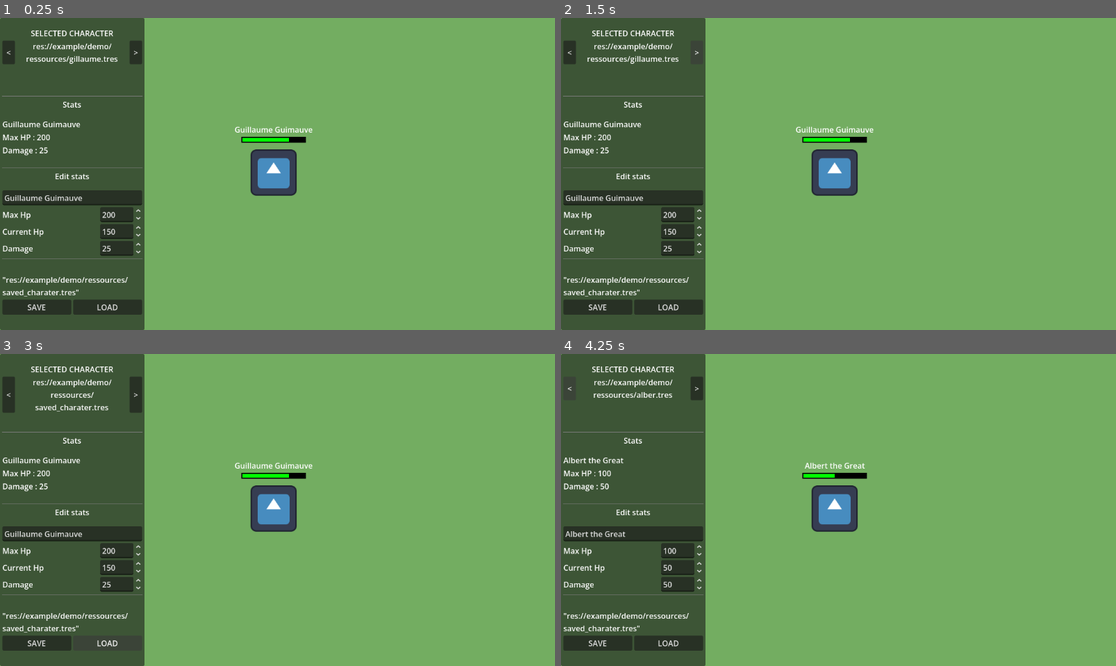
Above: before the commit, frames 1-4 (two rows, left to right).
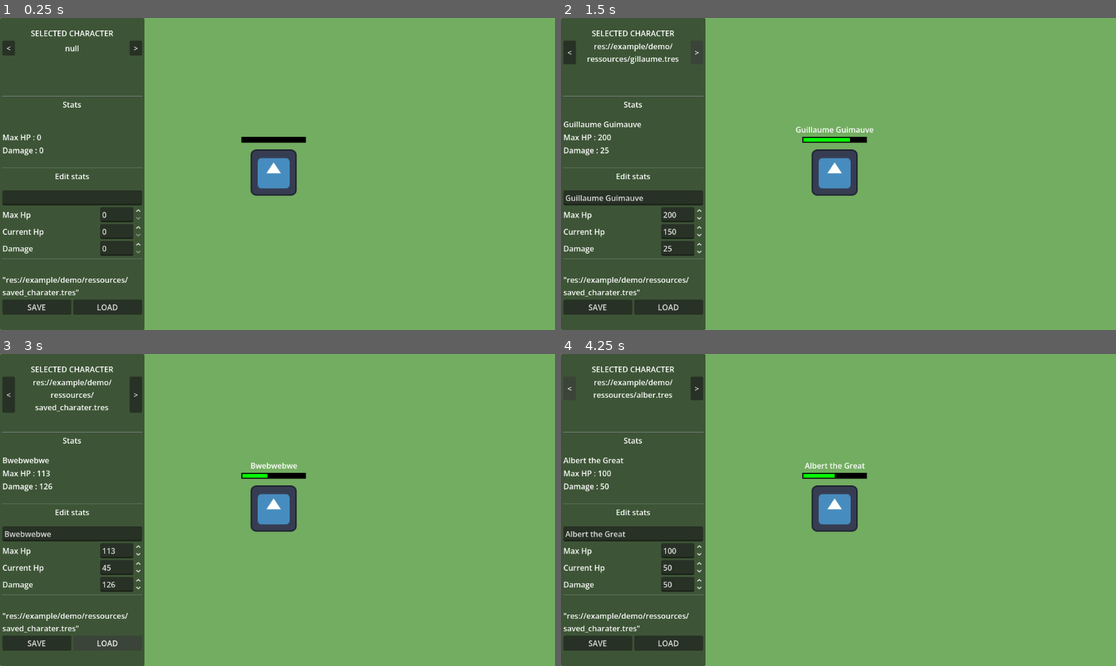
Above: after the commit, the same moments.

Repository: Laby-exe/DataBindSystem
Game: Godot game, scene res://example/demo/Game.tscn
Same seed, same stepped clock (60 frames per second), same inputs: the game is played once before the commit and once after it. The engine's default icon, where the game draws it, is replaced by a stand-in: a white triangle on a blue panel in a dark square.
Inputs:
- Up to frame 1 (0.25 s): no input
- Up to frame 2 (1.5 s): click "<" at 0.5 s; click ">" at 1.25 s
- Up to frame 3 (3 s): click "SAVE" at 2 s; click "LOAD" at 2.75 s
- Up to frame 4 (4.25 s): click "<" at 3.5 s

The runs differ from the first frame. In frame 1, 1.1% of the frame differs, in the area x 0-57%, y 8-76%; in frame 2, nothing differs; in frame 3, 0.7%; in frame 4, nothing differs.

Commit message:
Save system updated and bug fixs

Diff:
--- a/data_bind_system/data_bind_system.gd
+++ b/data_bind_system/data_bind_system.gd
@@ -33,22 +33,21 @@
 ## func update():
 ##     print("property 1 or property 2 was updated")
 ## [/codeblock]
-func bind_source(source_data_name: StringName,
-watched_properties: Array[StringName], callback: Callable) -> void:
+func bind_source(source_data_name: StringName, watched_properties: Array[StringName],
+callback: Callable, call_immediately: bool = true) -> void:
 
 	assert(_source_object, "source_object is null")
 
 	assert(has_property(_source_object, source_data_name), "Can't find %s in %s" % [source_data_name, _source_object])
 
 	var source_data = _source_object.get(source_data_name)
-	assert(source_data is ReactiveData, "source_data is not ReactiveData")
-
-	#for property in watched_properties:
-		#assert(ReactiveData.notified_properties.has(property), "The property '%s' in source_data %s is not used by any notify functions" % [property, source_data])
+	if source_data : assert(source_data is ReactiveData, "source_data is not ReactiveData")
 
 	var err : DataBind = find_bind(source_data_name, watched_properties, callback)
 	if err: push_warning("Aptenting to create a bind that already exist %s" % [err]); return
 
+
+	watched_properties.sort()
 
 	var new_bind := DataBind.new(
 		_source_object,
@@ -58,8 +57,9 @@
 	)
 
 	if not _source_binds.has(source_data_name) : _source_binds[source_data_name] = []
+	_source_binds[source_data_name].append(new_bind)
 
-	_source_binds[source_data_name].append(new_bind)
+	if call_immediately: new_bind.callback.call()
 
 
 ## Find and unbind a Bind with the same properties as follow [br][br]
@@ -69,12 +69,13 @@
 func unbind(source_data_name: StringName,
 watched_properties: Array[StringName], callback: Callable) -> void:
 
+	watched_properties.sort()
+
 	var bind = find_bind(source_data_name, watched_properties, callback)
-	#assert(bind, "couldn't find a matching bind to unbind %s, %s, %s, %s" % [_source_object,source_data_name,watched_properties,callback])
+	assert(bind, "couldn't find a matching bind to unbind %s, %s, %s, %s" % [_source_object,source_data_name,watched_properties,callback])
 
-	if bind:
-		bind._disconnect()
-		_source_binds[source_data_name].erase(bind)
+	bind._disconnect()
+	_source_binds[source_data_name].erase(bind)
 
 
 ## You can use this function to know when a source data has changed
@@ -103,6 +104,10 @@
 	if not _source_binds.has(source_data_name): return
 	if _source_binds[source_data_name].is_empty(): return
 
+	var source_data = _source_object.get(source_data_name)
+	if source_data : assert(source_data is ReactiveData, "source_data is not ReactiveData")
+
+
 	if _source_object.get(source_data_name):
 		for bind in _source_binds[source_data_name]:
 			bind.reconnect()
@@ -115,18 +120,53 @@
 
 ## SAVE SYSTEM
 
-static func load_data(path : String) -> ReactiveData :
+## Load a source_data from a path, [param resouce_path_override] can be set to change the default
+## save path of the [ReactiveData][br][br][br]
+## [b] Example Usage
+## [codeblock]
+## DBS.load_data(&"my_data", "res://resources/my_data")
+##
+## DBS.load_data(&"my_data2", "res://resources/my_definition_data", "user://saved_data")
+##
+## DBS.save_data(&"my_data2") # resource will be saved to "user://saved_data" instead of "res://resources/my_definition_data"
+## [/codeblock]
+func load_data(source_data_name: StringName, load_from_path: String, resouce_path_override: String = "") -> void :
 
-	assert(ResourceLoader.exists(path), "No ressource found at path %s" % [path])
-	#if not ResourceLoader.exists(path) :
-		#ResourceSaver.save(ReactiveData.new(),path)
+	assert(_source_object, "source_object is null")
 
-	return ResourceLoader.load(path)
+	assert(has_property(_source_object, source_data_name), "Can't find %s in %s" % [source_data_name, _source_object])
+
+	assert(ResourceLoader.exists(load_from_path), "No ressource found at path %s" % [load_from_path])
+
+	var data = ResourceLoader.load(load_from_path)
+	assert(data is ReactiveData, "source_data is not ReactiveData")
+
+	if not resouce_path_override.is_empty(): data.resource_path = resouce_path_override
+
+	_source_object.set(source_data_name, data)
 
 
-static func save_data(new_data : ReactiveData, path : String) -> void :
+## Save a source_data either to Resource.resource_path or to [param save_to_path] [br][br][br]
+## [b] Example Usage
+## [codeblock]
+## DBS.save_data(&"my_data") # Save to my_data.resource_path
+## DBS.save_data(&"my_data", "res://resources/my_data") # Save to custom_path
+## [/codeblock]
+func save_data(source_data_name: StringName, save_to_path: String = "") -> void :
 
-	ResourceSaver.save(new_data, path)
+	assert(_source_object, "source_object is null")
+
+	assert(has_property(_source_object, source_data_name), "Can't find %s in %s" % [source_data_name, _source_object])
+
+	var source_data = _source_object.get(source_data_name)
+	assert(source_data is ReactiveData, "source_data is not ReactiveData")
+
+	var path : String
+	if save_to_path.is_empty(): path = source_data.resource_path
+	else: path = save_to_path
+
+	var err := ResourceSaver.save(source_data, path)
+	if err != OK: push_warning("Save failed (%s)" % error_string(err))
 
 
 ## HELPER
--- a/data_bind_system/reactive_data.gd
+++ b/data_bind_system/reactive_data.gd
@@ -4,11 +4,6 @@
 ## Parent is needed for notify propagation, for nested [ReactiveData] it needs to be set manually, Use : [br]
 ## [code]set(value): variant = value; parent = self, notify(property)[/code]
 var parent : ReactiveData = null
-
-## This is a used for debugging purposes [br][br]
-## Since [method notify] is meant to be use in setters, and since setters activate when the game start
-## this variant stores every property used by [method notify].
-static var notified_properties : Array[StringName]
 
 
 signal property_changed(data: ReactiveData, property: StringName)
@@ -19,10 +14,6 @@
 ## [b]propagate[/b]: if set to [code]true[/code] notify will propagate up[br]
 func notify(property: StringName, source: ReactiveData = self, propagate: bool = true) -> void:
 
-	if OS.is_debug_build(): # Used for DataBindManager assert
-		if not notified_properties.has(property): notified_properties.append(property)
-
-
 	property_changed.emit(self, property)
 
 	if not propagate: return
--- a/example/demo/UI.tscn
+++ b/example/demo/UI.tscn
@@ -31,41 +31,47 @@
 custom_minimum_size = Vector2(300, 0)
 layout_mode = 2
 
-[node name="MarginContainer" type="MarginContainer" parent="HBoxContainer/SidePanel" unique_id=1574340451]
+[node name="ScrollContainer" type="ScrollContainer" parent="HBoxContainer/SidePanel" unique_id=1251736565]
 layout_mode = 1
 anchors_preset = 15
 anchor_right = 1.0
 anchor_bottom = 1.0
 grow_horizontal = 2
 grow_vertical = 2
+horizontal_scroll_mode = 0
+
+[node name="MarginContainer" type="MarginContainer" parent="HBoxContainer/SidePanel/ScrollContainer" unique_id=1574340451]
+layout_mode = 2
+size_flags_horizontal = 3
+size_flags_vertical = 3
 theme_override_constants/margin_left = 5
 theme_override_constants/margin_top = 20
 theme_override_constants/margin_right = 5
 theme_override_constants/margin_bottom = 5
 
-[node name="VBoxContainer" type="VBoxContainer" parent="HBoxContainer/SidePanel/MarginContainer" unique_id=2012949829]
-layout_mode = 2
-
-[node name="CharacterFile" type="VBoxContainer" parent="HBoxContainer/SidePanel/MarginContainer/VBoxContainer" unique_id=1268295097]
-layout_mode = 2
-size_flags_vertical = 3
-
-[node name="Label" type="Label" parent="HBoxContainer/SidePanel/MarginContainer/VBoxContainer/CharacterFile" unique_id=908076310]
+[node name="VBoxContainer" type="VBoxContainer" parent="HBoxContainer/SidePanel/ScrollContainer/MarginContainer" unique_id=2012949829]
+layout_mode = 2
+
+[node name="CharacterFile" type="VBoxContainer" parent="HBoxContainer/SidePanel/ScrollContainer/MarginContainer/VBoxContainer" unique_id=1268295097]
+layout_mode = 2
+size_flags_vertical = 3
+
+[node name="Label" type="Label" parent="HBoxContainer/SidePanel/ScrollContainer/MarginContainer/VBoxContainer/CharacterFile" unique_id=908076310]
 layout_mode = 2
 text = "SELECTED CHARACTER"
 horizontal_alignment = 1
 
-[node name="HBoxContainer2" type="HBoxContainer" parent="HBoxContainer/SidePanel/MarginContainer/VBoxContainer/CharacterFile" unique_id=588319835]
+[node name="HBoxContainer2" type="HBoxContainer" parent="HBoxContainer/SidePanel/ScrollContainer/MarginContainer/VBoxContainer/CharacterFile" unique_id=588319835]
 layout_mode = 2
 script = ExtResource("2_0lavn")
 characters_files = Array[ExtResource("3_dngps")]([ExtResource("3_sdavg"), ExtResource("4_f41a4")])
 
-[node name="MinusBtn" type="Button" parent="HBoxContainer/SidePanel/MarginContainer/VBoxContainer/CharacterFile/HBoxContainer2" unique_id=818454748]
+[node name="MinusBtn" type="Button" parent="HBoxContainer/SidePanel/ScrollContainer/MarginContainer/VBoxContainer/CharacterFile/HBoxContainer2" unique_id=818454748]
 layout_mode = 2
 size_flags_horizontal = 0
 text = " < "
 
-[node name="Label2" type="Label" parent="HBoxContainer/SidePanel/MarginContainer/VBoxContainer/CharacterFile/HBoxContainer2" unique_id=299612936]
+[node name="Label2" type="Label" parent="HBoxContainer/SidePanel/ScrollContainer/MarginContainer/VBoxContainer/CharacterFile/HBoxContainer2" unique_id=299612936]
 custom_minimum_size = Vector2(50, 23)
 layout_mode = 2
 size_flags_horizontal = 3
@@ -73,120 +79,120 @@
 horizontal_alignment = 1
 autowrap_mode = 3
 
-[node name="PlusBtn" type="Button" parent="HBoxContainer/SidePanel/MarginContainer/VBoxContainer/CharacterFile/HBoxContainer2" unique_id=1630958389]
+[node name="PlusBtn" type="Button" parent="HBoxContainer/SidePanel/ScrollContainer/MarginContainer/VBoxContainer/CharacterFile/HBoxContainer2" unique_id=1630958389]
 layout_mode = 2
 size_flags_horizontal = 8
 text = " > "
 
-[node name="HSeparator3" type="HSeparator" parent="HBoxContainer/SidePanel/MarginContainer/VBoxContainer" unique_id=693105110]
-layout_mode = 2
-
-[node name="Stats" type="VBoxContainer" parent="HBoxContainer/SidePanel/MarginContainer/VBoxContainer" unique_id=450010880]
+[node name="HSeparator3" type="HSeparator" parent="HBoxContainer/SidePanel/ScrollContainer/MarginContainer/VBoxContainer" unique_id=693105110]
+layout_mode = 2
+
+[node name="Stats" type="VBoxContainer" parent="HBoxContainer/SidePanel/ScrollContainer/MarginContainer/VBoxContainer" unique_id=450010880]
 layout_mode = 2
 size_flags_vertical = 3
 script = ExtResource("1_g5l7q")
 
-[node name="StatsLabel" type="Label" parent="HBoxContainer/SidePanel/MarginContainer/VBoxContainer/Stats" unique_id=697218623]
+[node name="StatsLabel" type="Label" parent="HBoxContainer/SidePanel/ScrollContainer/MarginContainer/VBoxContainer/Stats" unique_id=697218623]
 layout_mode = 2
 text = "Stats"
 horizontal_alignment = 1
 
-[node name="Control2" type="Control" parent="HBoxContainer/SidePanel/MarginContainer/VBoxContainer/Stats" unique_id=733470712]
+[node name="Control2" type="Control" parent="HBoxContainer/SidePanel/ScrollContainer/MarginContainer/VBoxContainer/Stats" unique_id=733470712]
 custom_minimum_size = Vector2(0, 10)
 layout_mode = 2
 
-[node name="NameLabel" type="Label" parent="HBoxContainer/SidePanel/MarginContainer/VBoxContainer/Stats" unique_id=2086106473]
+[node name="NameLabel" type="Label" parent="HBoxContainer/SidePanel/ScrollContainer/MarginContainer/VBoxContainer/Stats" unique_id=2086106473]
 layout_mode = 2
 text = "Display Name"
 
-[node name="MaxHPLabel" type="Label" parent="HBoxContainer/SidePanel/MarginContainer/VBoxContainer/Stats" unique_id=1143865264]
+[node name="MaxHPLabel" type="Label" parent="HBoxContainer/SidePanel/ScrollContainer/MarginContainer/VBoxContainer/Stats" unique_id=1143865264]
 layout_mode = 2
 text = "Max Hp"
 
-[node name="DamageLabel" type="Label" parent="HBoxContainer/SidePanel/MarginContainer/VBoxContainer/Stats" unique_id=2118272846]
+[node name="DamageLabel" type="Label" parent="HBoxContainer/SidePanel/ScrollContainer/MarginContainer/VBoxContainer/Stats" unique_id=2118272846]
 layout_mode = 2
 text = "Damage"
 
-[node name="HSeparator" type="HSeparator" parent="HBoxContainer/SidePanel/MarginContainer/VBoxContainer" unique_id=1021770446]
-layout_mode = 2
-
-[node name="ChangeStats" type="VBoxContainer" parent="HBoxContainer/SidePanel/MarginContainer/VBoxContainer" unique_id=265144384]
+[node name="HSeparator" type="HSeparator" parent="HBoxContainer/SidePanel/ScrollContainer/MarginContainer/VBoxContainer" unique_id=1021770446]
+layout_mode = 2
+
+[node name="ChangeStats" type="VBoxContainer" parent="HBoxContainer/SidePanel/ScrollContainer/MarginContainer/VBoxContainer" unique_id=265144384]
 layout_mode = 2
 size_flags_vertical = 3
 script = ExtResource("3_qcatg")
 
-[node name="Label" type="Label" parent="HBoxContainer/SidePanel/MarginContainer/VBoxContainer/ChangeStats" unique_id=67818228]
+[node name="Label" type="Label" parent="HBoxContainer/SidePanel/ScrollContainer/MarginContainer/VBoxContainer/ChangeStats" unique_id=67818228]
 layout_mode = 2
 text = "Edit stats"
 horizontal_alignment = 1
 
-[node name="Control3" type="Control" parent="HBoxContainer/SidePanel/MarginContainer/VBoxContainer/ChangeStats" unique_id=2134276173]
+[node name="Control3" type="Control" parent="HBoxContainer/SidePanel/ScrollContainer/MarginContainer/VBoxContainer/ChangeStats" unique_id=2134276173]
 custom_minimum_size = Vector2(0, 10)
 layout_mode = 2
 
-[node name="LineEdit" type="LineEdit" parent="HBoxContainer/SidePanel/MarginContainer/VBoxContainer/ChangeStats" unique_id=1996959639]
-layout_mode = 2
-
-[node name="HBoxContainer" type="HBoxContainer" parent="HBoxContainer/SidePanel/MarginContainer/VBoxContainer/ChangeStats" unique_id=467487488]
-layout_mode = 2
-
-[node name="MaxHPLabel" type="Label" parent="HBoxContainer/SidePanel/MarginContainer/VBoxContainer/ChangeStats/HBoxContainer" unique_id=1325082147]
+[node name="LineEdit" type="LineEdit" parent="HBoxContainer/SidePanel/ScrollContainer/MarginContainer/VBoxContainer/ChangeStats" unique_id=1996959639]
+layout_mode = 2
+
+[node name="HBoxContainer" type="HBoxContainer" parent="HBoxContainer/SidePanel/ScrollContainer/MarginContainer/VBoxContainer/ChangeStats" unique_id=467487488]
+layout_mode = 2
+
+[node name="MaxHPLabel" type="Label" parent="HBoxContainer/SidePanel/ScrollContainer/MarginContainer/VBoxContainer/ChangeStats/HBoxContainer" unique_id=1325082147]
 layout_mode = 2
 size_flags_horizontal = 3
 text = "Max Hp"
 
-[node name="SpinBox" type="SpinBox" parent="HBoxContainer/SidePanel/MarginContainer/VBoxContainer/ChangeStats/HBoxContainer" unique_id=609548493]
+[node name="SpinBox" type="SpinBox" parent="HBoxContainer/SidePanel/ScrollContainer/MarginContainer/VBoxContainer/ChangeStats/HBoxContainer" unique_id=609548493]
 layout_mode = 2
 max_value = 10000.0
 
-[node name="HBoxContainer3" type="HBoxContainer" parent="HBoxContainer/SidePanel/MarginContainer/VBoxContainer/ChangeStats" unique_id=594494593]
-layout_mode = 2
-
-[node name="DamageLabel" type="Label" parent="HBoxContainer/SidePanel/MarginContainer/VBoxContainer/ChangeStats/HBoxContainer3" unique_id=624359124]
+[node name="HBoxContainer3" type="HBoxContainer" parent="HBoxContainer/SidePanel/ScrollContainer/MarginContainer/VBoxContainer/ChangeStats" unique_id=594494593]
+layout_mode = 2
+
+[node name="DamageLabel" type="Label" parent="HBoxContainer/SidePanel/ScrollContainer/MarginContainer/VBoxContainer/ChangeStats/HBoxContainer3" unique_id=624359124]
 layout_mode = 2
 size_flags_horizontal = 3
 text = "Current Hp"
 
-[node name="SpinBox" type="SpinBox" parent="HBoxContainer/SidePanel/MarginContainer/VBoxContainer/ChangeStats/HBoxContainer3" unique_id=589715762]
+[node name="SpinBox" type="SpinBox" parent="HBoxContainer/SidePanel/ScrollContainer/MarginContainer/VBoxContainer/ChangeStats/HBoxContainer3" unique_id=589715762]
 layout_mode = 2
 max_value = 10000.0
 
-[node name="HBoxContainer2" type="HBoxContainer" parent="HBoxContainer/SidePanel/MarginContainer/VBoxContainer/ChangeStats" unique_id=859908469]
-layout_mode = 2
-
-[node name="DamageLabel" type="Label" parent="HBoxContainer/SidePanel/MarginContainer/VBoxContainer/ChangeStats/HBoxContainer2" unique_id=247878619]
+[node name="HBoxContainer2" type="HBoxContainer" parent="HBoxContainer/SidePanel/ScrollContainer/MarginContainer/VBoxContainer/ChangeStats" unique_id=859908469]
+layout_mode = 2
+
+[node name="DamageLabel" type="Label" parent="HBoxContainer/SidePanel/ScrollContainer/MarginContainer/VBoxContainer/ChangeStats/HBoxContainer2" unique_id=247878619]
 layout_mode = 2
 size_flags_horizontal = 3
 text = "Damage"
 
-[node name="SpinBox" type="SpinBox" parent="HBoxContainer/SidePanel/MarginContainer/VBoxContainer/ChangeStats/HBoxContainer2" unique_id=1099115340]
+[node name="SpinBox" type="SpinBox" parent="HBoxContainer/SidePanel/ScrollContainer/MarginContainer/VBoxContainer/ChangeStats/HBoxContainer2" unique_id=1099115340]
 layout_mode = 2
 max_value = 10000.0
 
-[node name="HSeparator2" type="HSeparator" parent="HBoxContainer/SidePanel/MarginContainer/VBoxContainer" unique_id=1280548296]
-layout_mode = 2
-
-[node name="SaveSystem" type="VBoxContainer" parent="HBoxContainer/SidePanel/MarginContainer/VBoxContainer" unique_id=1728859478]
+[node name="HSeparator2" type="HSeparator" parent="HBoxContainer/SidePanel/ScrollContainer/MarginContainer/VBoxContainer" unique_id=1280548296]
+layout_mode = 2
+
+[node name="SaveSystem" type="VBoxContainer" parent="HBoxContainer/SidePanel/ScrollContainer/MarginContainer/VBoxContainer" unique_id=1728859478]
 layout_mode = 2
 size_flags_vertical = 3
 alignment = 1
 script = ExtResource("8_f41a4")
 
-[node name="Label" type="Label" parent="HBoxContainer/SidePanel/MarginContainer/VBoxContainer/SaveSystem" unique_id=1135050323]
+[node name="Label" type="Label" parent="HBoxContainer/SidePanel/ScrollContainer/MarginContainer/VBoxContainer/SaveSystem" unique_id=1135050323]
 custom_minimum_size = Vector2(50, 23)
 layout_mode = 2
 text = "\"res://example/demo/ressources/saved_charater.tres\""
 autowrap_mode = 3
 
-[node name="HBoxContainer" type="HBoxContainer" parent="HBoxContainer/SidePanel/MarginContainer/VBoxContainer/SaveSystem" unique_id=979107672]
-layout_mode = 2
-
-[node name="SaveBtn" type="Button" parent="HBoxContainer/SidePanel/MarginContainer/VBoxContainer/SaveSystem/HBoxContainer" unique_id=795814952]
+[node name="HBoxContainer" type="HBoxContainer" parent="HBoxContainer/SidePanel/ScrollContainer/MarginContainer/VBoxContainer/SaveSystem" unique_id=979107672]
+layout_mode = 2
+
+[node name="SaveBtn" type="Button" parent="HBoxContainer/SidePanel/ScrollContainer/MarginContainer/VBoxContainer/SaveSystem/HBoxContainer" unique_id=795814952]
 layout_mode = 2
 size_flags_horizontal = 3
 text = "SAVE"
 
-[node name="LoadBtn" type="Button" parent="HBoxContainer/SidePanel/MarginContainer/VBoxContainer/SaveSystem/HBoxContainer" unique_id=151225618]
+[node name="LoadBtn" type="Button" parent="HBoxContainer/SidePanel/ScrollContainer/MarginContainer/VBoxContainer/SaveSystem/HBoxContainer" unique_id=151225618]
 layout_mode = 2
 size_flags_horizontal = 3
 text = "LOAD"
--- a/example/demo/character/character.gd
+++ b/example/demo/character/character.gd
@@ -11,11 +11,8 @@
 func _ready() -> void:
 	Game.node.selected_character = self
 	DBS.bind_source(&"character_data", [&"name"], update_name)
-	update_name()
 
 
 func update_name():
 	if character_data: %NameLabel.text = character_data.name
-	else: %NameLabel.text = null
-
-# Voir si ca peut marcher avec get_property_list
+	else: %NameLabel.text = ""
--- a/example/demo/character/health_bar.gd
+++ b/example/demo/character/health_bar.gd
@@ -6,11 +6,10 @@
 
 func _ready() -> void:
 	character.DBS.bind_source(&"character_data", [&"stats.current_hp",&"stats.max_hp"], update_hp)
-	update_hp()
 
 
 func update_hp():
-	if character.character_data:
+	if character.character_data and character.character_data.stats:
 		var stats = character.character_data.stats
 		var ratio : float = float(stats.current_hp) / stats.max_hp
 		%GreenBar.scale.x = ratio
--- a/example/demo/game.gd
+++ b/example/demo/game.gd
@@ -8,3 +8,8 @@
 signal selected_character_changed()
 var selected_character: Character:
 	set(v): selected_character = v; selected_character_changed.emit()
+
+
+func get_selected_character_data() -> CharacterData:
+	if selected_character: return selected_character.character_data
+	else: return null
--- a/example/demo/ressources/saved_charater.tres
+++ b/example/demo/ressources/saved_charater.tres
@@ -1,13 +1,13 @@
-[gd_resource type="Resource" script_class="CharacterData" format=3 uid="uid://dunykb0j6dfsp"]
+[gd_resource type="Resource" script_class="CharacterData" format=3 uid="uid://dvgjlfn1ybg3t"]
 
 [ext_resource type="Script" uid="uid://d27e67g8ig75l" path="res://example/demo/data_scripts/character_data.gd" id="1_ufnka"]
 [ext_resource type="Script" uid="uid://ctv6wra7vojnq" path="res://example/demo/data_scripts/character_stats_data.gd" id="2_1mfkg"]
 
 [sub_resource type="Resource" id="Resource_ow6lw"]
 script = ExtResource("2_1mfkg")
-max_hp = 286
-current_hp = 216
-damage = 165
+max_hp = 113
+current_hp = 45
+damage = 126
 metadata/_custom_type_script = "uid://ctv6wra7vojnq"
 
 [resource]
--- a/example/demo/ui/change_file_menu.gd
+++ b/example/demo/ui/change_file_menu.gd
@@ -19,7 +19,7 @@
 	await Game.node.ready
 	Game.node.selected_character.DBS.source_data_changed.connect(special_update)
 
-	update_character()
+	#update_character()
 
 
 func _on_plus_pressed():
@@ -41,4 +41,5 @@
 
 
 func special_update():
-	label_2.text = Game.node.selected_character.character_data.resource_path
+	if Game.node.selected_character.character_data:
+		label_2.text = Game.node.selected_character.character_data.resource_path
--- a/example/demo/ui/change_stats_menu.gd
+++ b/example/demo/ui/change_stats_menu.gd
@@ -19,11 +19,9 @@
 	currenthp_spin_box.value_changed.connect(_on_currenthp_changed)
 	line_edit.text_changed.connect(_on_name_changed)
 
-	update_display()
-
 
 func update_display() -> void:
-	if _data:
+	if _data and _data.stats:
 		maxhp_spin_box.value = _data.stats.max_hp
 		damage_spin_box.value = _data.stats.damage
 		currenthp_spin_box.value = _data.stats.current_hp
@@ -36,13 +34,17 @@
 
 
 func _on_max_hp_changed(value: float):
-	_data.stats.max_hp = int(value)
+	if _data and _data.stats:
+		_data.stats.max_hp = int(value)
 
 func _on_damage_changed(value: float):
-	_data.stats.damage = int(value)
+	if _data and _data.stats:
+		_data.stats.damage = int(value)
 
 func _on_currenthp_changed(value: float):
-	_data.stats.current_hp = int(value)
+	if _data and _data.stats:
+		_data.stats.current_hp = int(value)
 
 func _on_name_changed(value: String):
-	_data.name = value
+	if _data and _data.stats:
+		_data.name = value
--- a/example/demo/ui/save_menu.gd
+++ b/example/demo/ui/save_menu.gd
@@ -10,9 +10,9 @@
 	load_btn.pressed.connect(_on_load_pressed)
 
 func _on_save_pressed():
-	var data = Game.node.selected_character.character_data
-	DataBindSystem.save_data(data, path)
+	var character = Game.node.selected_character
+	character.DBS.save_data(&"character_data")
 
 func _on_load_pressed():
-	#var data = Game.node.selected_character.character_data
-	Game.node.selected_character.character_data = DataBindSystem.load_data(path)
+	var character = Game.node.selected_character
+	character.DBS.load_data(&"character_data", path)
--- a/example/demo/ui/stats_label_handler.gd
+++ b/example/demo/ui/stats_label_handler.gd
@@ -13,11 +13,9 @@
 func _ready() -> void:
 	Game.node.selected_character.DBS.bind_source(&"character_data", [&"name", &"stats.max_hp", &"stats.damage"], update_text)
 
-	update_text()
-
 
 func update_text() -> void:
-	if _data:
+	if _data and _data.stats:
 		name_label.text = _data.name
 		max_hp_label.text = "Max HP : %s" % [_data.stats.max_hp]
 		damage_label.text = "Damage : %s" % [_data.stats.damage]
Not shown: 1 places in example/demo/UI.tscn that only renumber resources
Not shown: 2 places in example/demo/character/character.tscn that only renumber resources
Not shown: 1 places in example/demo/ressources/alber.tres that only renumber resources
Not shown: 1 places in example/demo/ressources/gillaume.tres that only renumber resources
Not shown, added: example/demo/UI.tscn2395245825.tmp
